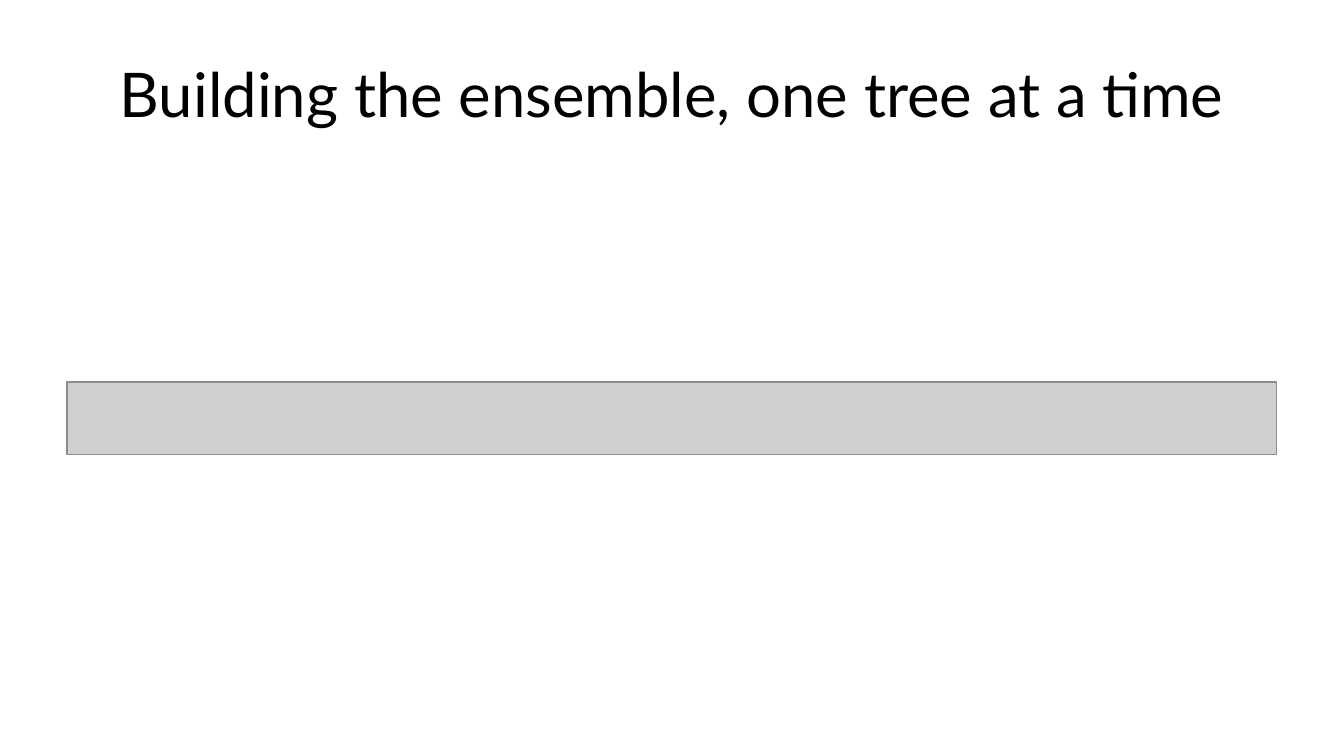
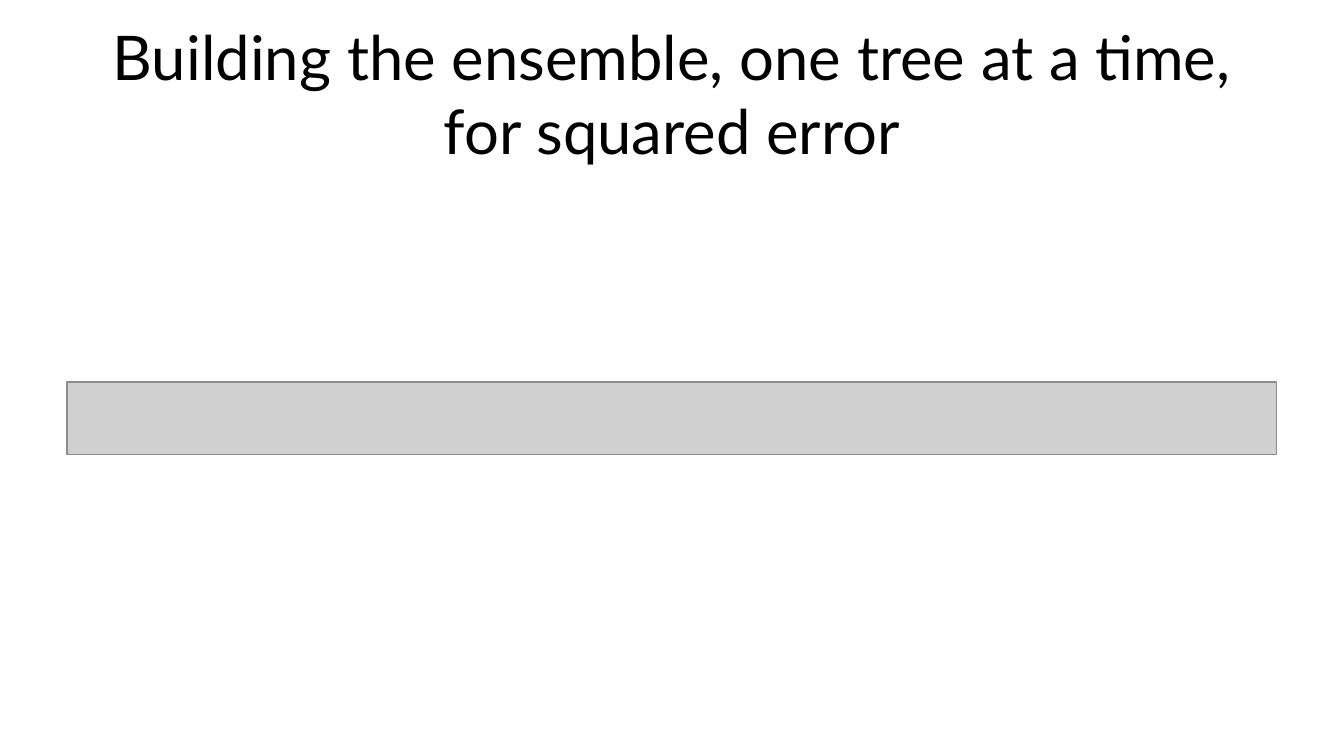
Before and after one commit to fabioantonini/technologies-for-artificial-intelligence, a slide deck: slide 41 of Lessons/07_trees_and_ensembles/Slides/trees_and_ensembles_slides.pptx (slide 40 before the commit). Drawn at 1344x756 pixels with LibreOffice and Linux fonts; fonts in the diff are those of the drawing; grey boxes stand for pictures; background and template pictures are left out. Boxes give left, top, right and bottom in pixels: in the first picture for what was removed or moved away, otherwise in the second. Text is boxed around its words. In the diff, an @@ line names an element or a change of style, - is before the commit and + after.

```diff
--- a/Lessons/07_trees_and_ensembles/Slides/trees_and_ensembles_slides.pptx
+++ b/Lessons/07_trees_and_ensembles/Slides/trees_and_ensembles_slides.pptx
@@ title at [113,34,1230,165]: text changed @@
-Building the ensemble, one tree at a time
+Building the ensemble, one tree at a time, for squared error
```
Also in this commit, not shown: 11 other slides changed, 2 slides added, 1 slide removed, 17 other files.
